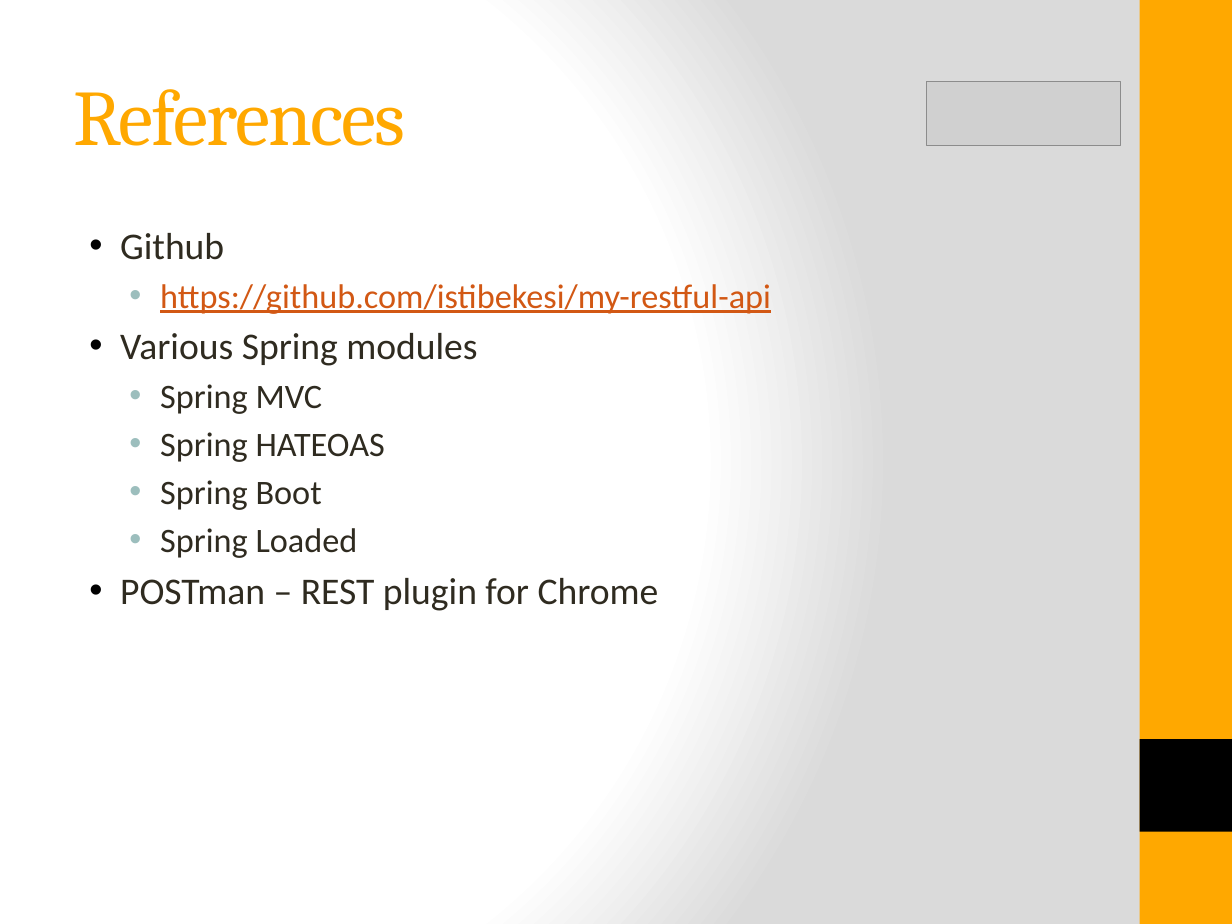
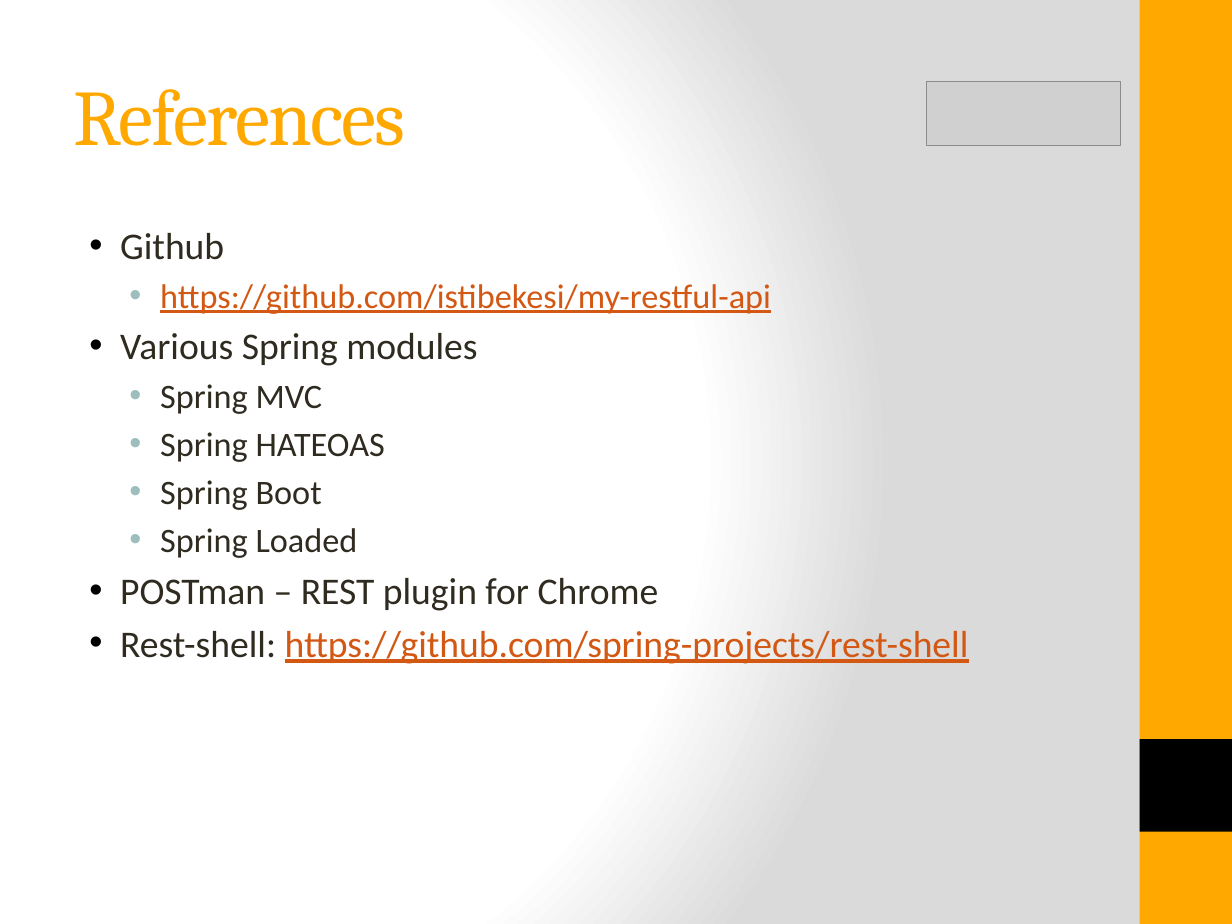
Before and after one commit to istibekesi/my-restful-api, a slide deck: slide 15 of doc/RESTful API Design.pptx (slide 13 before the commit). Drawn at 1232x924 pixels with LibreOffice and Linux fonts; fonts in the diff are those of the drawing; grey boxes stand for pictures. Boxes give left, top, right and bottom in pixels: in the first picture for what was removed or moved away, otherwise in the second. Text is boxed around its words. In the diff, an @@ line names an element or a change of style, - is before the commit and + after.

```diff
--- a/doc/RESTful API Design.pptx
+++ b/doc/RESTful API Design.pptx
@@ text at bbox=[120, 630, 969, 664]: paragraph added @@
+• Rest-shell: https://github.com/spring-projects/rest-shell
```
Also in this commit, not shown: 5 other slides changed, 2 slides added, 8 other files.
